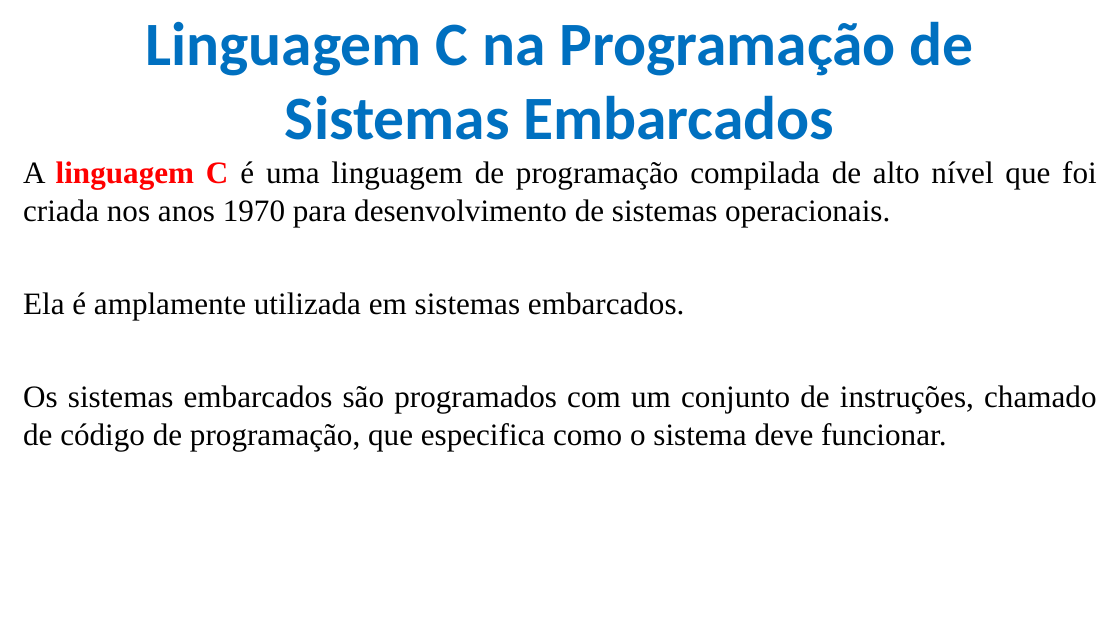
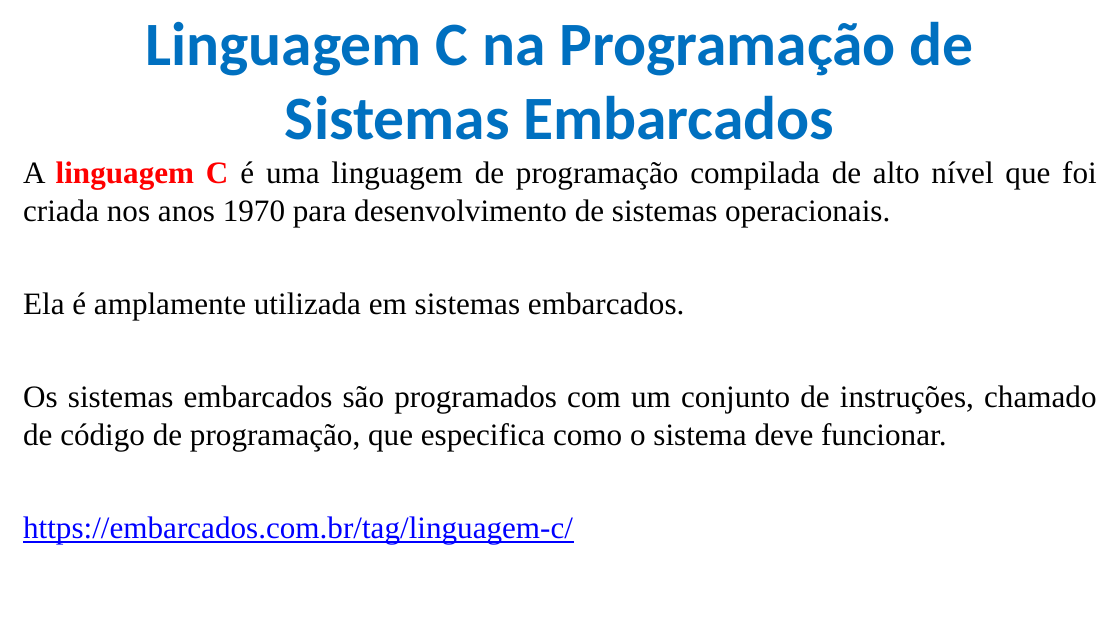
Before and after one commit to CloudEducationBrazil/WydenArea1ProgramacaoMicrocontroladores, a slide deck: slide 9 of 01 Classes/Aula 02 - Programação Microcontroladores.pptx. Drawn at 1120x630 pixels with LibreOffice and Linux fonts; fonts in the diff are those of the drawing; background and template pictures are left out. Boxes give left, top, right and bottom in pixels: in the first picture for what was removed or moved away, otherwise in the second. Text is boxed around its words. In the diff, an @@ line names an element or a change of style, - is before the commit and + after.

```diff
--- a/01 Classes/Aula 02 - Programação Microcontroladores.pptx
+++ b/01 Classes/Aula 02 - Programação Microcontroladores.pptx
@@ text at [23,516,573,544]: paragraph added @@
+https://embarcados.com.br/tag/linguagem-c/
```
Also in this commit, not shown: 7 other slides changed, 17 slides added, 1 slide removed, 3 other files.
